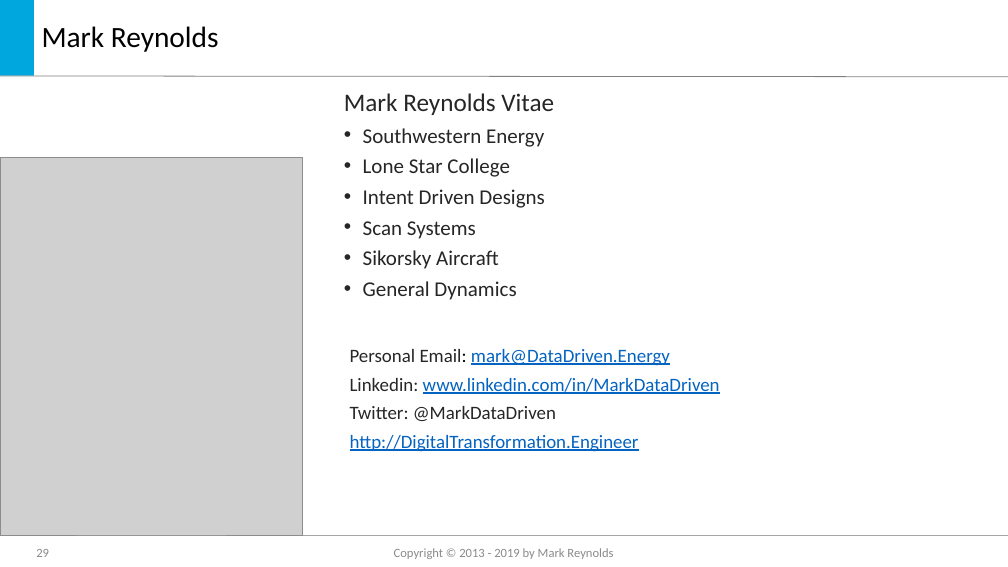
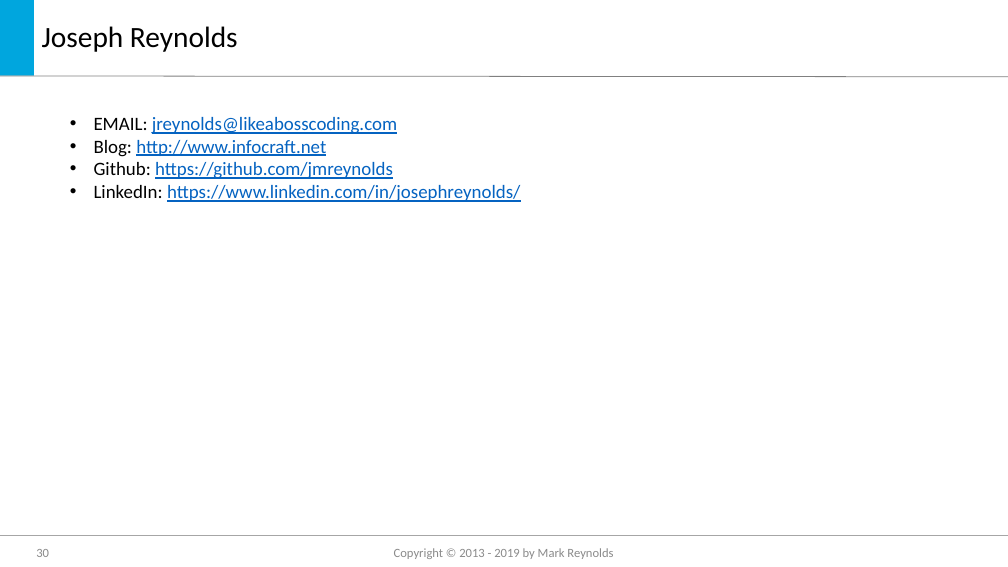
Before and after one commit to jmreynolds/CSharp8, a slide deck: slide 30 of Whats new in C#8.pptx (slide 29 before the commit). Drawn at 1008x567 pixels with LibreOffice and Linux fonts; fonts in the diff are those of the drawing; grey boxes stand for pictures; background and template pictures are left out. Boxes give left, top, right and bottom in pixels: in the first picture for what was removed or moved away, otherwise in the second. Text is boxed around its words. In the diff, an @@ line names an element or a change of style, - is before the commit and + after.

```diff
--- a/Whats new in C#8.pptx
+++ b/Whats new in C#8.pptx
@@ title at bbox=[42, 26, 238, 52]: text changed @@
-Mark Reynolds
+Joseph Reynolds
@@ text added at bbox=[94, 117, 520, 202], 18 pt, text #0563C1, underline @@
+• EMAIL: jreynolds@likeabosscoding.com
+• Blog: http://www.infocraft.net
+• Github: https://github.com/jmreynolds
+• LinkedIn: https://www.linkedin.com/in/josephreynolds/
@@ text removed at bbox=[344, 93, 554, 300] @@
-Mark Reynolds Vitae
-• Southwestern Energy
-• Lone Star College
-• Intent Driven Designs
-• Scan Systems
-• Sikorsky Aircraft
-• General Dynamics
@@ picture removed at bbox=[0, 157, 302, 535] @@
@@ text removed at bbox=[350, 349, 720, 452] @@
-Personal Email: mark@DataDriven.Energy
-Linkedin: www.linkedin.com/in/MarkDataDriven
-Twitter: @MarkDataDriven
-http://DigitalTransformation.Engineer
@@ page number at bbox=[36, 549, 49, 557]: text changed @@
-29
+30
```
Also in this commit, not shown: 3 other slides changed, 1 slide added, 3 other files.
